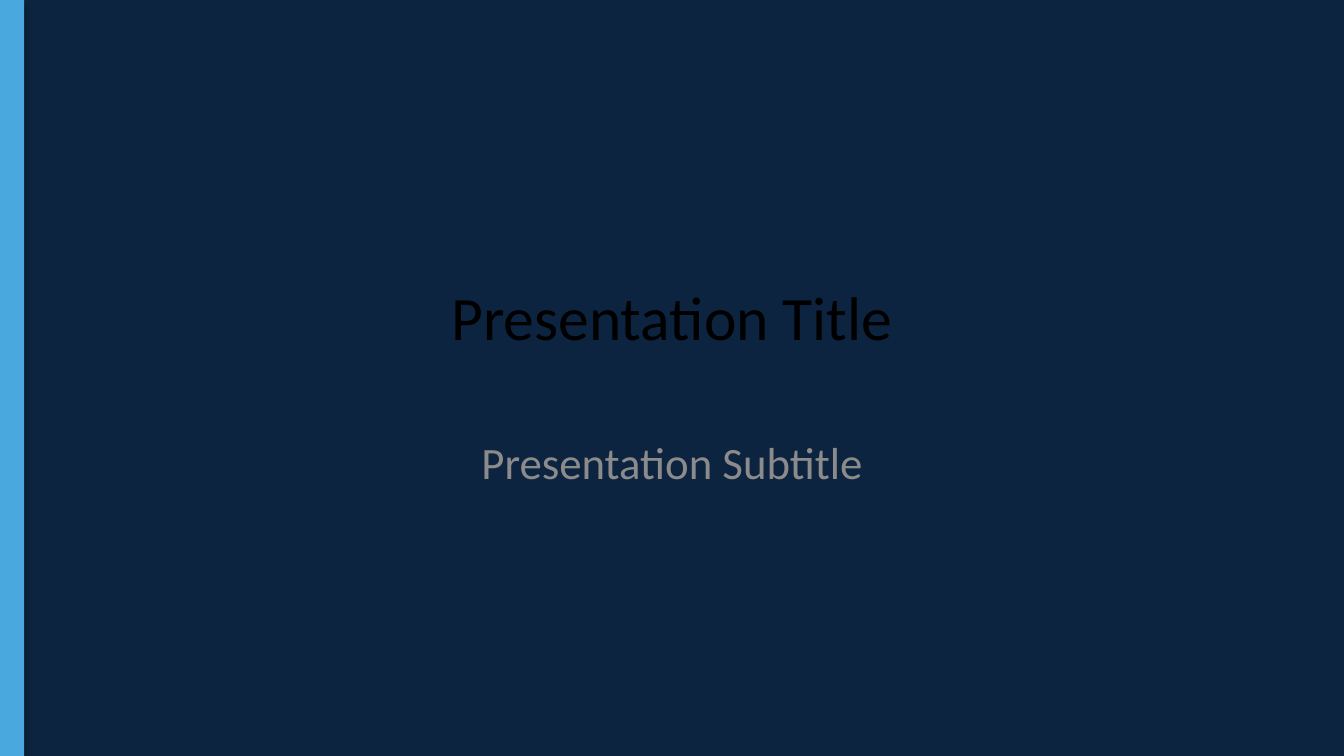
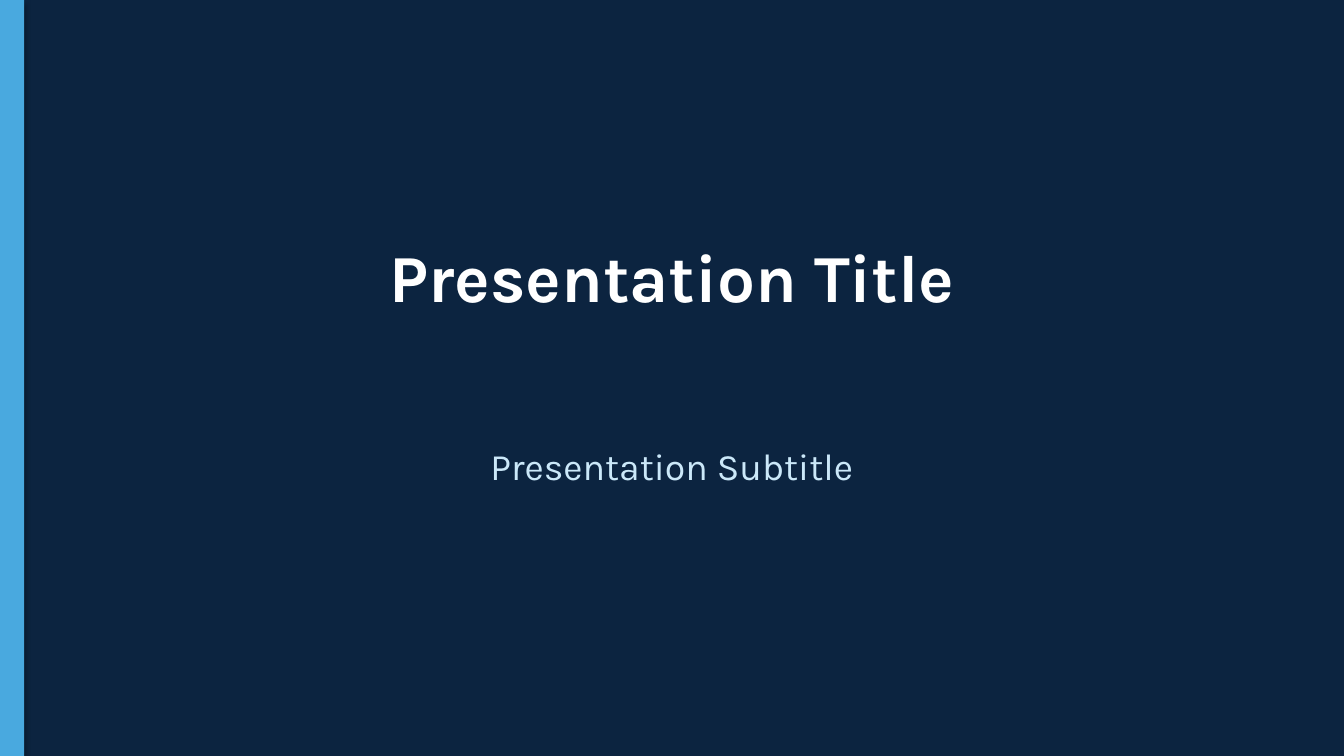
Before and after one commit to patrick-andrade/prompt-nao-e-fonte, a slide deck: slide 1 of 03-relatorio-qmd/template-referencia.pptx. Drawn at 1344x756 pixels with LibreOffice and Linux fonts; fonts in the diff are those of the drawing. Boxes give left, top, right and bottom in pixels: in the first picture for what was removed or moved away, otherwise in the second. Text is boxed around its words. In the diff, an @@ line names an element or a change of style, - is before the commit and + after.

```diff
--- a/03-relatorio-qmd/template-referencia.pptx
+++ b/03-relatorio-qmd/template-referencia.pptx
@@ title added at [389,254,954,303], 36 pt, text #FFFFFF, bold @@
+Presentation Title
@@ subtitle "Presentation Subtitle": place and size @@
-subtitle "Presentation Subtitle" at [481,448,862,479]
+subtitle "Presentation Subtitle" at [490,454,853,481]
@@ subtitle "Presentation Subtitle" at [490,454,853,481]: size 24 to 20 pt, font Calibri to Karla, text colour #8C8E93 to #CBE8F9 @@
```
Also in this commit, not shown: 3 other slides changed, 41 other files.
